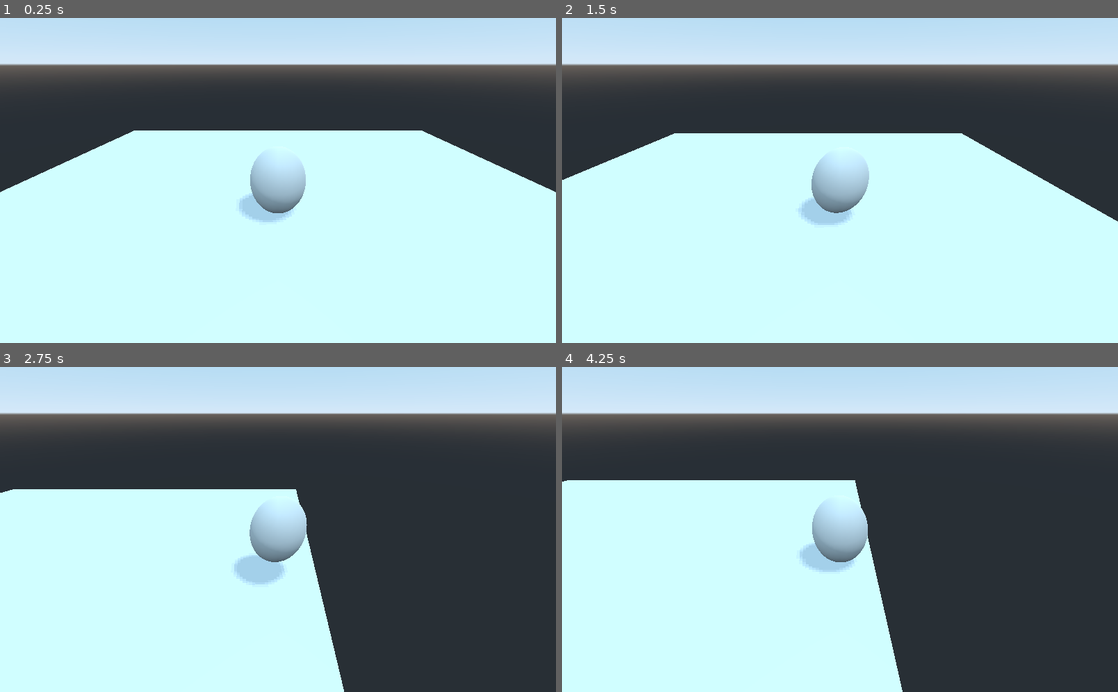
Above: before the commit, frames 1-4 (two rows, left to right).
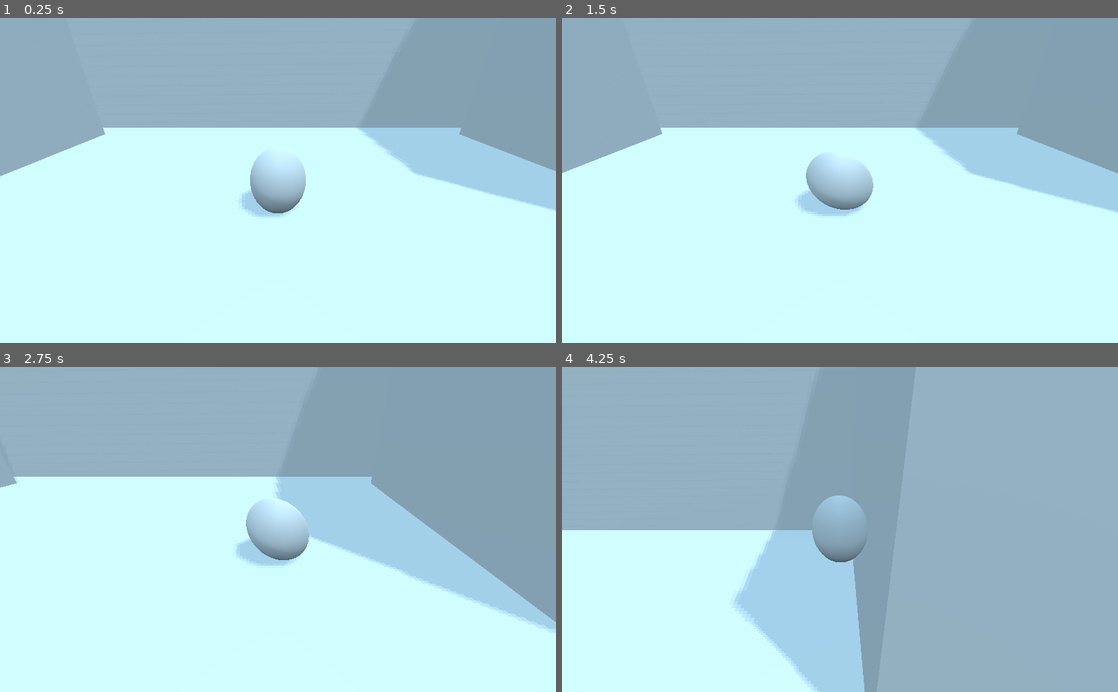
Above: after the commit, the same moments.

Repository: joshbarlow/bug-game
Game: Godot game, scene res://base.tscn
Same seed, same stepped clock (60 frames per second), same inputs: the game is played once before the commit and once after it.
Inputs:
- Up to frame 1 (0.25 s): no input
- Up to frame 2 (1.5 s): tap Enter (ui_accept) at 0.5, 0.77, 1.07 s; hold Right (ui_right) 0.53-1.28 s; hold Left (ui_left) from 1.28 s (still down)
- Up to frame 3 (2.75 s): tap Enter (ui_accept) at 1.52, 1.82 s; release Left (ui_left) at 2.03 s; hold Right (ui_right) from 2.03 s (still down)
- Up to frame 4 (4.25 s): tap Enter (ui_accept) at 3.02, 3.32, 3.77, 4.07 s; release Right (ui_right) at 3.53 s; hold Left (ui_left) from 3.53 s (still down)

The runs differ from the first frame. In frame 1, 43% of the frame differs, in the area x 0-100%, y 0-63%; in frame 2, 43%; in frame 3, 65%; in frame 4, 81%, in the area x 0-100%, y 0-100%.

Commit message:
updated BG geo

Diff:
--- a/bug-game/base.tscn
+++ b/bug-game/base.tscn
@@ -1,9 +1,10 @@
-[gd_scene load_steps=11 format=2]
+[gd_scene load_steps=16 format=2]
 
 [ext_resource path="res://Camera.gd" type="Script" id=1]
 [ext_resource path="res://RigidBody.gd" type="Script" id=2]
 
-[sub_resource type="BoxShape" id=1]
+[sub_resource type="CapsuleShape" id=14]
+height = 0.113876
 
 [sub_resource type="SphereMesh" id=2]
 
@@ -61,6 +62,16 @@
 [sub_resource type="BoxShape" id=8]
 extents = Vector3( 20.9563, 1, 14.0008 )
 
+[sub_resource type="QuadMesh" id=9]
+
+[sub_resource type="CubeMesh" id=10]
+
+[sub_resource type="BoxShape" id=11]
+
+[sub_resource type="BoxShape" id=12]
+
+[sub_resource type="BakedLightmapData" id=13]
+
 [node name="Spatial" type="Spatial"]
 
 [node name="RigidBody" type="RigidBody" parent="."]
@@ -69,7 +80,7 @@
 
 [node name="CollisionShape" type="CollisionShape" parent="RigidBody"]
 transform = Transform( 0.8, 0, 0, 0, 1, 0, 0, 0, 0.8, 0, 0, 0 )
-shape = SubResource( 1 )
+shape = SubResource( 14 )
 
 [node name="MeshInstance" type="MeshInstance" parent="RigidBody"]
 transform = Transform( 0.8, 0, 0, 0, 1, 0, 0, 0, 0.8, 0, 0, 0 )
@@ -81,20 +92,13 @@
 [node name="Floor" type="StaticBody" parent="."]
 
 [node name="MeshInstance" type="MeshInstance" parent="Floor"]
-transform = Transform( 20, 0, 0, 0, -8.74228e-07, 10, 0, -20, -4.37114e-07, 0, 0, 0 )
+transform = Transform( 29.6072, 0, 0, 0, -8.74228e-07, 10, 0, -20, -4.37114e-07, 0, 0, 0 )
+use_in_baked_light = true
 mesh = SubResource( 5 )
 material/0 = SubResource( 7 )
 
 [node name="CollisionShape" type="CollisionShape" parent="Floor"]
 transform = Transform( 1, 0, 0, 0, 1, 0, 0, 0, 1, 0, -0.892954, 0 )
-shape = SubResource( 8 )
-
-[node name="CollisionShape2" type="CollisionShape" parent="Floor"]
-transform = Transform( -4.37114e-08, -1, 0, 1, -4.37114e-08, 0, 0, 0, 1, 10.8154, 9.50583, 0 )
-shape = SubResource( 8 )
-
-[node name="CollisionShape3" type="CollisionShape" parent="Floor"]
-transform = Transform( -4.37114e-08, -1, 0, 1, -4.37114e-08, 0, 0, 0, 1, -10.6672, 9.50583, 0 )
 shape = SubResource( 8 )
 
 [node name="Camera" type="Camera" parent="."]
@@ -105,3 +109,36 @@
 transform = Transform( 0.943518, -0.00345795, 0.331303, -0.312044, 0.326833, 0.892081, -0.111366, -0.945076, 0.307294, 0, 3.3569, 0 )
 light_energy = 0.2
 shadow_enabled = true
+
+[node name="Objects" type="StaticBody" parent="."]
+
+[node name="back_wall" type="MeshInstance" parent="Objects"]
+transform = Transform( 31.1113, 0, 0, 0, 30.0985, 0, 0, 0, 1, 0, 6.01664, -9.95713 )
+use_in_baked_light = true
+mesh = SubResource( 9 )
+material/0 = null
+
+[node name="L_wall" type="MeshInstance" parent="Objects"]
+transform = Transform( 6.16303, 0, 0, 0, 9.05852, 0, 0, 0, 5.68361, -16.9986, 6.7453, -2.63545 )
+use_in_baked_light = true
+mesh = SubResource( 10 )
+material/0 = null
+
+[node name="R_wall" type="MeshInstance" parent="Objects"]
+transform = Transform( 6.16303, 0, 0, 0, 9.05852, 0, 0, 0, 5.68361, 17.5066, 6.7453, -2.63545 )
+use_in_baked_light = true
+mesh = SubResource( 10 )
+material/0 = null
+
+[node name="R_wall_CollisionShape" type="CollisionShape" parent="Objects"]
+transform = Transform( 6.16303, 0, 0, 0, 9.05852, 0, 0, 0, 5.68361, 17.5066, 6.7453, -2.63545 )
+shape = SubResource( 11 )
+
+[node name="L_wall_CollisionShape" type="CollisionShape" parent="Objects"]
+transform = Transform( 6.16303, 0, 0, 0, 9.05852, 0, 0, 0, 5.6836, -16.9986, 6.7453, -2.63545 )
+shape = SubResource( 12 )
+
+[node name="BakedLightmap" type="BakedLightmap" parent="."]
+transform = Transform( 1, 0, 0, 0, 1, 0, 0, 0, 1, 0, 8.985, 0 )
+extents = Vector3( 17.3317, 12.3689, 10.9172 )
+light_data = SubResource( 13 )
